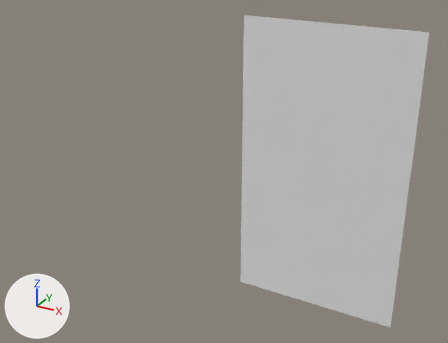
A saved change to the Blender file Assets/Models/plane.blend.
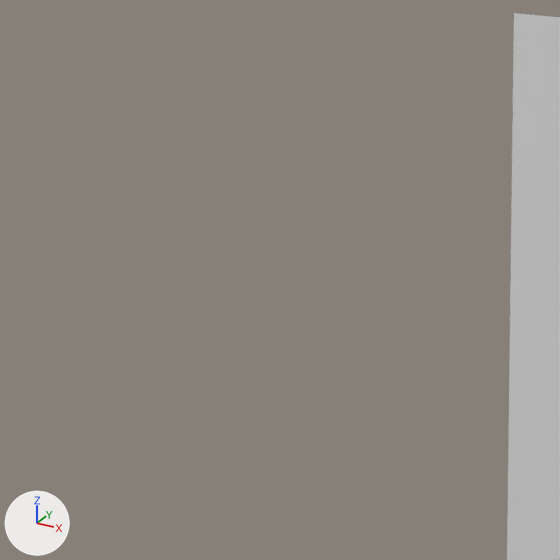
Each version appears first whole from a camera (50 mm lens) standing at (22.0, -62.9, 29.5) and looking at (-13.5, 1.5, -2.7), and next in a close-up on the part from 0% to 59% of the width and 3% to 80% of the height. The axes (+X, +Y, +Z) are drawn at lower left. The lights are the same throughout. The close-ups show mesh edges as thin lines.
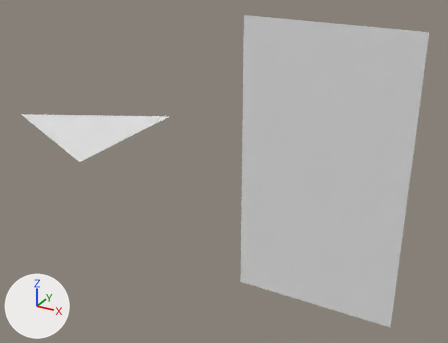
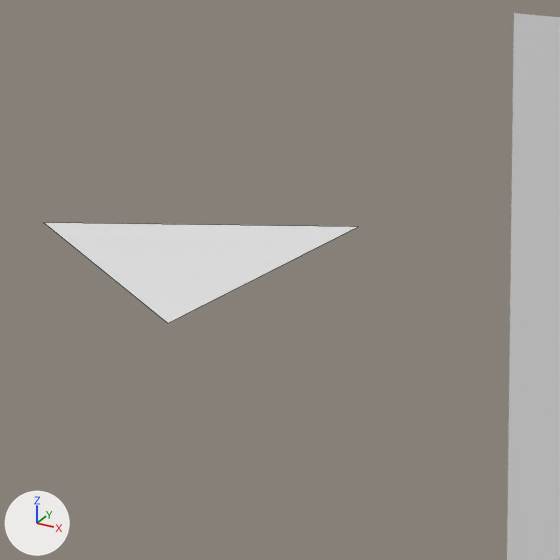
The newer file is also turned or shifted as a whole; pictures and numbers use the older file's frame.

Location of each change, (x1, y1, x2, y2) in pixels of the close-ups (560 x 560 px):
'Triangle', added
    after: (45, 223, 356, 323)

The change, as a list of edits to the scene's bpy script:
```text
Add me_plane_001:
    me_plane_001.from_pydata([(6.7, 0.0, 10.0), (6.7, 0.0, -10.0), (-13.3, 0.0, 0.0)], [], [(0, 1, 2)])
Add ob_triangle:
    ob_triangle = bpy.data.objects.new('Triangle', me_plane_001)
    ob_triangle.location = (-33.96, 0.0, 0.0)
    ob_triangle.rotation_euler = (1.571, 0.0, 0.0)  # degrees (90, 0, 0)
```
